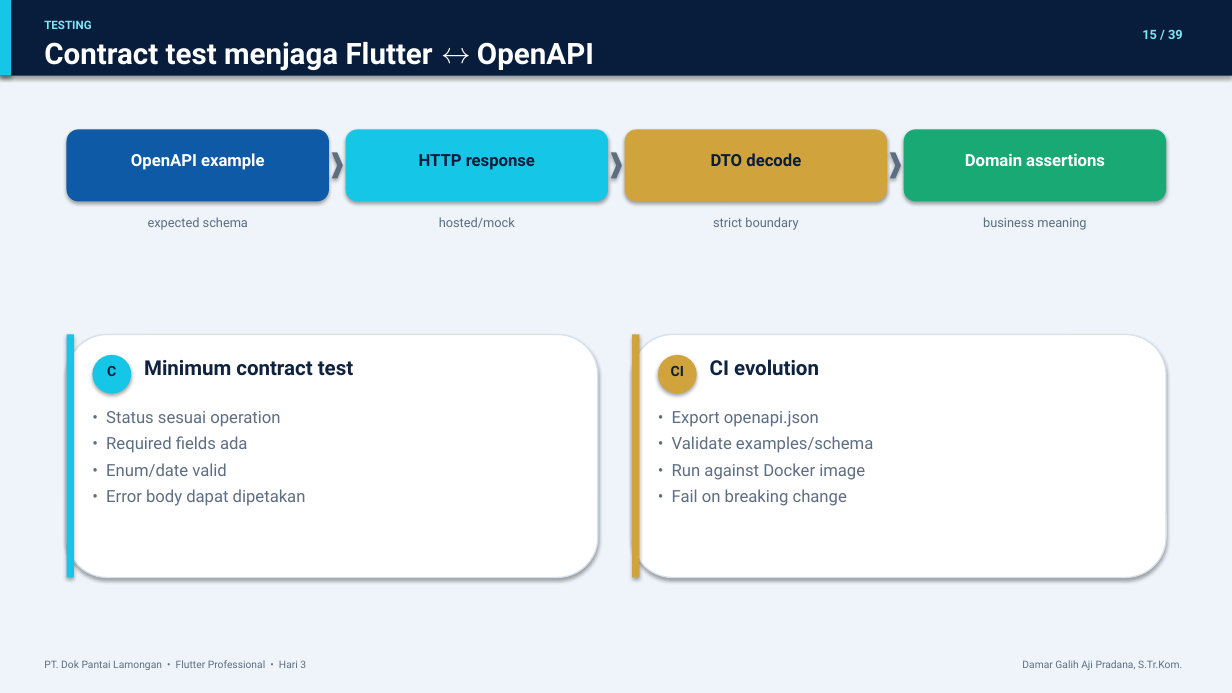
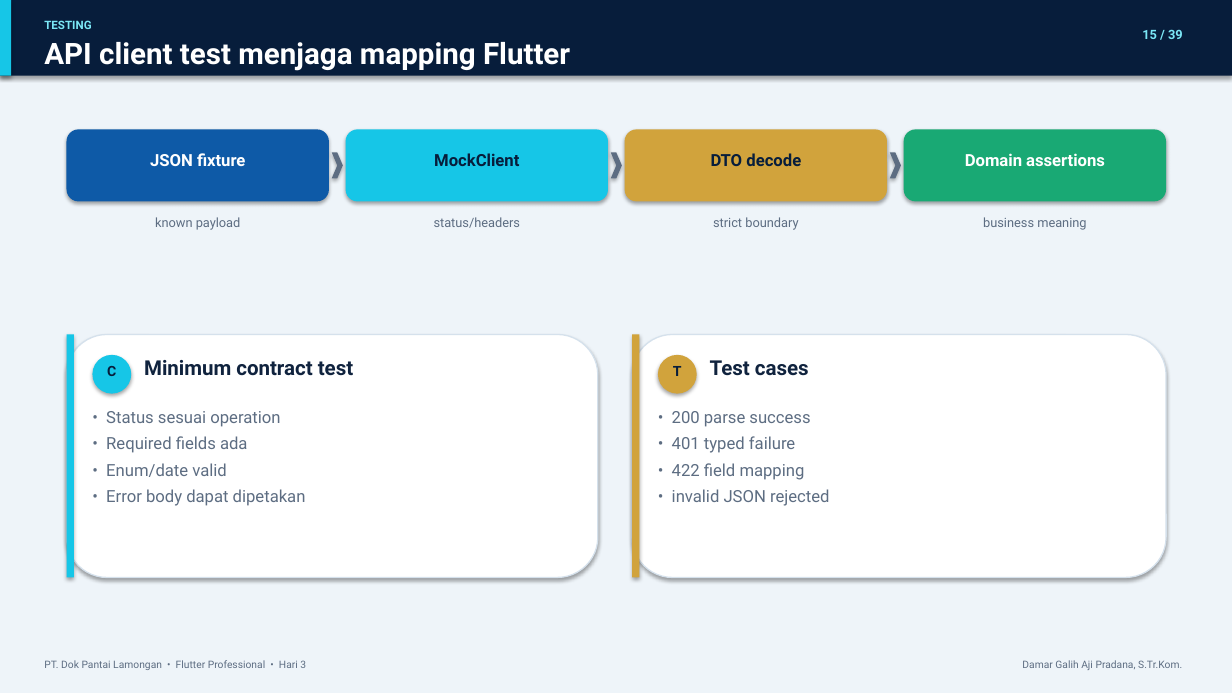
Before and after one commit to D4marp/Inspection-APi, a slide deck: slide 15 of Hari_3_Flutter_Professional.pptx. Drawn at 1232x693 pixels with LibreOffice and Linux fonts; fonts in the diff are those of the drawing. Boxes give left, top, right and bottom in pixels: in the first picture for what was removed or moved away, otherwise in the second. Text is boxed around its words. In the diff, an @@ line names an element or a change of style, - is before the commit and + after.

Commit message:
Refocus day 2 and 3 materials on Flutter

```diff
--- a/Hari_3_Flutter_Professional.pptx
+++ b/Hari_3_Flutter_Professional.pptx
@@ text at bbox=[44, 42, 570, 71]: text changed @@
-Contract test menjaga Flutter ↔ OpenAPI
+API client test menjaga mapping Flutter
@@ text at bbox=[150, 153, 245, 166]: text changed @@
-OpenAPI example
+JSON fixture
@@ text at bbox=[434, 153, 519, 166]: text changed @@
-HTTP response
+MockClient
@@ text at bbox=[155, 217, 241, 230]: text changed @@
-expected schema
+known payload
@@ text at bbox=[434, 217, 521, 228]: text changed @@
-hosted/mock
+status/headers
@@ text at bbox=[673, 366, 682, 376]: text changed @@
-CI
+T
@@ text at bbox=[710, 360, 809, 376]: text changed @@
-CI evolution
+Test cases
@@ text at bbox=[672, 411, 830, 506]: text changed @@
-• Export openapi.json
-• Validate examples/schema
-• Run against Docker image
-• Fail on breaking change
+• 200 parse success
+• 401 typed failure
+• 422 field mapping
+• invalid JSON rejected
```
Also in this commit, not shown: 2 other slides changed, 14 other files.
